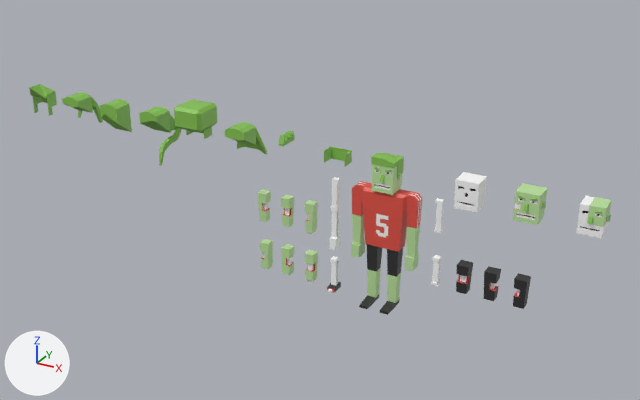
Two versions of the Blender file Assets/Models/Zombie.blend, one commit apart.
The view is the same before and after, from a 50 mm camera at (5.8, -12.94, 8.21) aimed at (-1.55, 0.42, 1.53). The lights are fixed; the arrows at lower left show +X, +Y and +Z.

Before the edit, the objects in view are built like this:
```python
me_cube_021 = bpy.data.meshes.new('Cube.021')
me_cube_021.from_pydata(...)  # 58 vertices, 55 faces; spans x -0.301..0.333, y -0.484..0.16, z -0.2..0.381
me_cube_021.materials.append(mat_zombie_png)  # picture img_zombie_png
me_cube_040 = bpy.data.meshes.new('Cube.040')
me_cube_040.from_pydata(...)  # 90 vertices, 65 faces; spans x -0.2..0.2, y 0.0..0.5, z -0.187..0.188
me_cube_040.materials.append(mat_zombie_png_017)  # picture img_zombie_png_017
me_cube_043 = bpy.data.meshes.new('Cube.043')
me_cube_043.from_pydata(...)  # 122 vertices, 82 faces; spans x -0.25..0.25, y 0.0..0.5, z -0.235..0.188
me_cube_043.materials.append(mat_zombie_png)  # picture img_zombie_png
me_cube_044 = bpy.data.meshes.new('Cube.044')
me_cube_044.from_pydata(...)  # 110 vertices, 79 faces; spans x -0.25..0.191, y 0.0..0.5, z -0.235..0.188
me_cube_044.materials.append(mat_zombie_png)  # picture img_zombie_png
ob_hair8 = bpy.data.objects.new('Hair8', me_cube_021)
ob_hair8.location = (-7.0, 0.0, 2.73)
ob_hair8.rotation_euler = (1.571, 0.0, -3.142)  # degrees (90, 0, -180)
ob_head2 = bpy.data.objects.new('Head2', me_cube_040)
ob_head2.location = (1.5, 0.0, 2.23)
ob_head2.rotation_euler = (1.571, 0.0, -3.142)  # degrees (90, 0, -180)
ob_head3 = bpy.data.objects.new('Head3', me_cube_043)
ob_head3.location = (2.5, 0.0, 2.23)
ob_head3.rotation_euler = (1.571, 0.0, -3.142)  # degrees (90, 0, -180)
ob_head4 = bpy.data.objects.new('Head4', me_cube_044)
ob_head4.location = (3.5, 0.0, 2.23)
ob_head4.rotation_euler = (1.571, 0.0, -3.142)  # degrees (90, 0, -180)
# also in view: 'Lower Body' at (0.0, 0.0, 1.5); 'Upper Body' at (0.0, 0.0, 2.04); 'Hair7' at (-6.0, 0.0, 2.55); 'Thigh4' at (1.99, -0.01, 0.89); 'Hair6' at (-4.92, 0.1, 2.38)
```
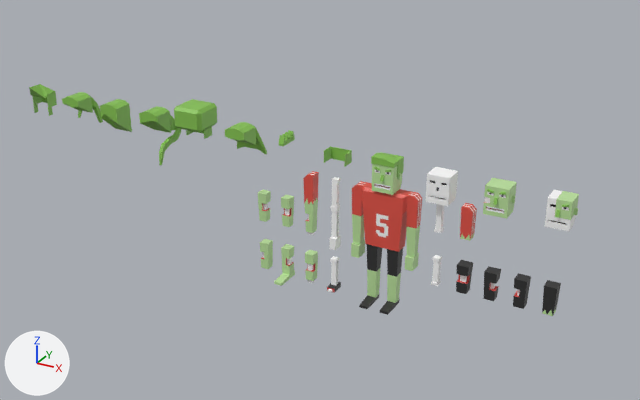
What differs and where, as boxes [x1, y1, x2, y2] in the pictures (640 x 400 px):
'Head4', moved
    before: [576, 196, 612, 238]
    after: [545, 190, 579, 231]
'Head3', moved
    before: [513, 183, 547, 225]
    after: [483, 178, 517, 219]
'Head2', moved
    before: [454, 172, 487, 212]
    after: [426, 167, 458, 206]
'Left Upper Arm3', added (red)
    after: [460, 203, 477, 241]
'Thigh6', added (black)
    after: [542, 280, 561, 316]
'Right Upper Arm3', added (red)
    after: [303, 171, 319, 205]
'Foot4', added
    after: [274, 270, 295, 286]

What the commit changed:
Picture 'Zombie.png.020' (img_zombie_png_020) is new.
Picture 'Zombie.png.016' (img_zombie_png_016) is new.
Picture 'Zombie.png.010' (img_zombie_png_010) is new.
Material 'Zombie.png.020' (mat_zombie_png_020) is new.
Its texture is img_zombie_png_020.
Material 'Zombie.png.016' (mat_zombie_png_016) is new.
Its texture is img_zombie_png_016.
Material 'Zombie.png.010' (mat_zombie_png_010) is new.
Its texture is img_zombie_png_010.
Mesh me_cube_049 is new.
It has 8 vertices, 6 faces and spans x -0.08..0.08, y -0.1..0.0, z -0.357..0.143.
It uses material mat_zombie_png_020 (picture img_zombie_png_020).
Mesh me_cube_048 is new.
It has 20 vertices, 12 faces and spans x -0.11..0.11, y -0.525..0.0, z -0.11..0.11.
It uses material mat_zombie_png_016 (picture img_zombie_png_016).
Mesh me_cube_046 is new.
It has 23 vertices, 14 faces and spans x -0.1..0.1, y -0.479..0.1, z -0.1..0.1.
It uses material mat_zombie_png_010 (picture img_zombie_png_010).
Mesh me_cube_008_1 is new.
It has 22 vertices, 14 faces and spans x -0.1..0.1, y -0.479..0.1, z -0.1..0.1.
It uses material mat_zombie_png (picture img_zombie_png).
Object 'Head2' (ob_head2) moves from (1.5, 0.0, 2.23) to (1.0, 0.0, 2.23).
Object 'Head3' (ob_head3) moves from (2.5, 0.0, 2.23) to (2.0, 0.0, 2.23).
Object 'Head4' (ob_head4) moves from (3.5, 0.0, 2.23) to (3.0, 0.0, 2.23).
Object 'Foot4' (ob_foot4) is new; it shows me_cube_049.
Its location is (-2.0, -0.05, 0.1).
Its rotation in degrees is (90, 0, -180).
Object 'Thigh6' (ob_thigh6) is new; it shows me_cube_048.
Its location is (3.0, 0.0, 1.15).
Its rotation in degrees is (90, 0, -180).
Object 'Right Upper Arm3' (ob_right_upper_arm3) is new; it shows me_cube_046.
Its location is (-1.5, 0.0, 2.12).
Its rotation in degrees is (90, 0, -180).
Its scale is (1.0, 1.0, 1.0).
Object 'Left Upper Arm3' (ob_left_upper_arm3) is new; it shows me_cube_008_1.
Its location is (1.5, 0.0, 2.12).
Its rotation in degrees is (90, 0, -180).
